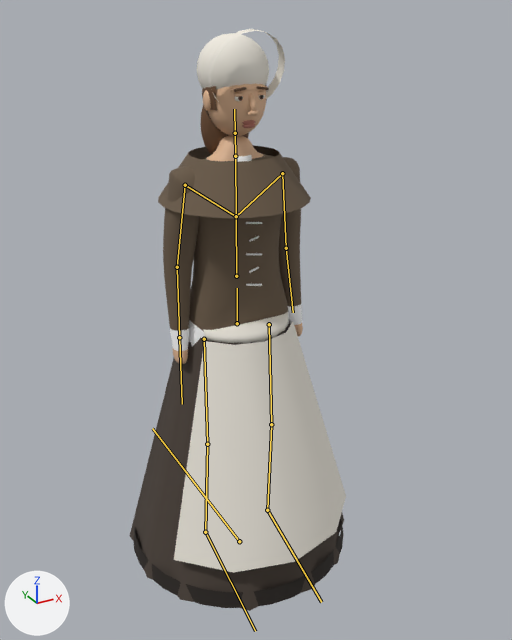
The glTF model reckoning/models/townswoman.glb as it was, and as the next commit left it.
The view is the same before and after, from a camera (50 mm lens) standing at (-1.002, -1.953, 1.905) and looking at (0.064, -0.014, 0.935). Arrows for +X, +Y and +Z are at lower left; the lights stay in place. The picture after the commit comes second. The bones that change, and the others that lie on the model, are drawn over the model as lines.

The first picture shows 'townswoman_apron', 'townswoman_body', 'townswoman_coat', 'townswoman_eyes', 'townswoman_hair', 'townswoman_hat', 'townswoman_linen', 'townswoman_skin', 'townswoman_skirt'.
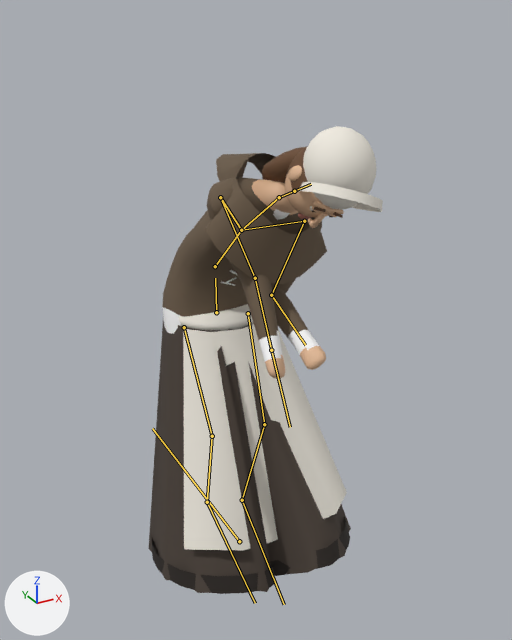
The newer file adds an action. The first version stands in its rest pose; the second is drawn at frame 31 of the action 'Reap'.

Pixel boxes [x1, y1, x2, y2] of what changed, in the pictures (512 x 640 px):
'townswoman_apron', posed (6% shorter): before [174, 311, 346, 573]; after [178, 304, 347, 550]
'townswoman_skirt', posed: before [130, 321, 344, 611]; after [149, 320, 351, 594]
'townswoman_body', posed (17% wider, 12% shorter): before [163, 135, 303, 364]; after [162, 177, 326, 379]
'townswoman_coat', posed (21% narrower, 78% taller): before [158, 145, 311, 218]; after [206, 153, 327, 284]
'townswoman_hat', posed: before [197, 29, 285, 102]; after [298, 126, 383, 212]
'townswoman_skin', posed: before [203, 83, 267, 136]; after [285, 165, 344, 228]
'townswoman_hair', posed: before [200, 85, 269, 155]; after [262, 146, 343, 218]
'townswoman_eyes', posed: before [234, 95, 265, 101]; after [310, 206, 332, 218]
bone 'hips', root to tip: before (237, 323) to (237, 288); after (216, 312) to (215, 278)
bone 'spine', root to tip: before (236, 276) to (236, 216); after (215, 266) to (241, 230)
bone 'chest', root to tip: before (236, 216) to (235, 156); after (241, 230) to (279, 197)
bone 'neck', root to tip: before (235, 156) to (235, 133); after (279, 197) to (294, 191)
bone 'upper_arm.L', root to tip: before (282, 173) to (286, 248); after (304, 221) to (271, 295)
bone 'forearm.L', root to tip: before (286, 248) to (293, 312); after (271, 295) to (305, 345)
bone 'upper_arm.R', root to tip: before (185, 185) to (177, 267); after (220, 197) to (255, 278)
bone 'forearm.R', root to tip: before (177, 267) to (179, 337); after (255, 278) to (271, 350)
bone 'thigh.L', root to tip: before (269, 324) to (271, 424); after (248, 313) to (264, 424)
bone 'shin.L', root to tip: before (271, 424) to (267, 510); after (264, 424) to (242, 500)
bone 'thigh.R', root to tip: before (204, 339) to (207, 444); after (184, 327) to (212, 436)
bone 'shin.R', root to tip: before (207, 444) to (205, 532); after (212, 436) to (207, 502)

Patch to the scene script:
```diff
--- a/reckoning/models/townswoman.glb.py
+++ b/reckoning/models/townswoman.glb.py
@@ bone_hips @@
 bone_hips = bpy.data.objects['townswoman_rig'].pose.bones['hips']  # child of 'root'
-bone_hips.location = (0.0, 0.0, 0.0)
+bone_hips.location = (-0.02, 0.0, -0.12)
@@ bone_spine @@
 bone_spine = bpy.data.objects['townswoman_rig'].pose.bones['spine']  # child of 'hips'
-bone_spine.rotation_quaternion = (1.0, 0.0, 0.0, 0.0)  # degrees (0, 0, 0)
+bone_spine.rotation_quaternion = (0.94, 0.317, -0.04, -0.118)  # degrees (37, 0, -14)
@@ bone_chest @@
 bone_chest = bpy.data.objects['townswoman_rig'].pose.bones['chest']  # child of 'spine'
-bone_chest.rotation_quaternion = (1.0, 0.0, 0.0, 0.0)  # degrees (0, 0, 0)
+bone_chest.rotation_quaternion = (0.996, 0.05, -0.004, -0.075)  # degrees (6, 0, -9)
@@ bone_neck @@
 bone_neck = bpy.data.objects['townswoman_rig'].pose.bones['neck']  # child of 'chest'
-bone_neck.rotation_quaternion = (1.0, 0.0, 0.0, 0.0)  # degrees (0, 0, 0)
+bone_neck.rotation_quaternion = (0.989, 0.149, 0.0, 0.0)  # degrees (17, 0, 0)
@@ bone_upper_arm_l @@
 bone_upper_arm_l = bpy.data.objects['townswoman_rig'].pose.bones['upper_arm.L']  # child of 'shoulder.L'
-bone_upper_arm_l.rotation_quaternion = (1.0, 0.0, 0.0, 0.0)  # degrees (0, 0, 0)
+bone_upper_arm_l.rotation_quaternion = (-0.876, 0.45, 0.08, -0.155)  # degrees (-54, 0, 20)
@@ bone_forearm_l @@
 bone_forearm_l = bpy.data.objects['townswoman_rig'].pose.bones['forearm.L']  # child of 'upper_arm.L'
-bone_forearm_l.rotation_quaternion = (1.0, 0.0, 0.0, 0.0)  # degrees (0, 0, 0)
+bone_forearm_l.rotation_quaternion = (0.9, -0.435, 0.0, 0.0)  # degrees (-52, 0, 0)
@@ bone_upper_arm_r @@
 bone_upper_arm_r = bpy.data.objects['townswoman_rig'].pose.bones['upper_arm.R']  # child of 'shoulder.R'
-bone_upper_arm_r.rotation_quaternion = (1.0, 0.0, 0.0, 0.0)  # degrees (0, 0, 0)
+bone_upper_arm_r.rotation_quaternion = (-0.724, 0.396, -0.271, 0.496)  # degrees (-57, 0, -69)
@@ bone_forearm_r @@
 bone_forearm_r = bpy.data.objects['townswoman_rig'].pose.bones['forearm.R']  # child of 'upper_arm.R'
-bone_forearm_r.rotation_quaternion = (1.0, 0.0, 0.0, 0.0)  # degrees (0, 0, 0)
+bone_forearm_r.rotation_quaternion = (0.98, -0.199, 0.0, 0.0)  # degrees (-23, 0, 0)
@@ bone_thigh_l @@
 bone_thigh_l = bpy.data.objects['townswoman_rig'].pose.bones['thigh.L']  # child of 'hips'
-bone_thigh_l.rotation_quaternion = (1.0, 0.0, 0.0, 0.0)  # degrees (0, 0, 0)
+bone_thigh_l.rotation_quaternion = (0.974, -0.223, -0.011, 0.049)  # degrees (-26, 0, 6)
@@ bone_shin_l @@
 bone_shin_l = bpy.data.objects['townswoman_rig'].pose.bones['shin.L']  # child of 'thigh.L'
-bone_shin_l.rotation_quaternion = (1.0, 0.0, 0.0, 0.0)  # degrees (0, 0, 0)
+bone_shin_l.rotation_quaternion = (0.948, 0.319, 0.0, 0.0)  # degrees (37, 0, 0)
@@ bone_thigh_r @@
 bone_thigh_r = bpy.data.objects['townswoman_rig'].pose.bones['thigh.R']  # child of 'hips'
-bone_thigh_r.rotation_quaternion = (1.0, 0.0, 0.0, 0.0)  # degrees (0, 0, 0)
+bone_thigh_r.rotation_quaternion = (0.988, -0.149, 0.007, -0.049)  # degrees (-17, 0, -6)
@@ bone_shin_r @@
 bone_shin_r = bpy.data.objects['townswoman_rig'].pose.bones['shin.R']  # child of 'thigh.R'
-bone_shin_r.rotation_quaternion = (1.0, 0.0, 0.0, 0.0)  # degrees (0, 0, 0)
+bone_shin_r.rotation_quaternion = (0.962, 0.272, 0.0, 0.0)  # degrees (32, 0, 0)
```
